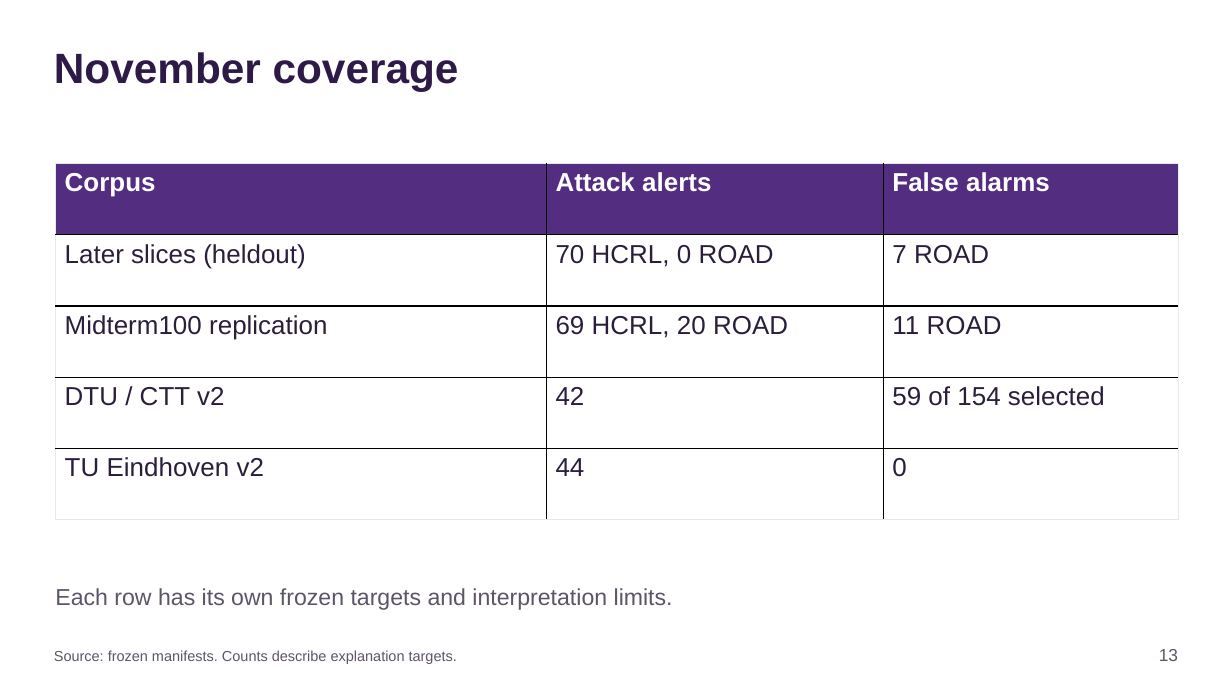
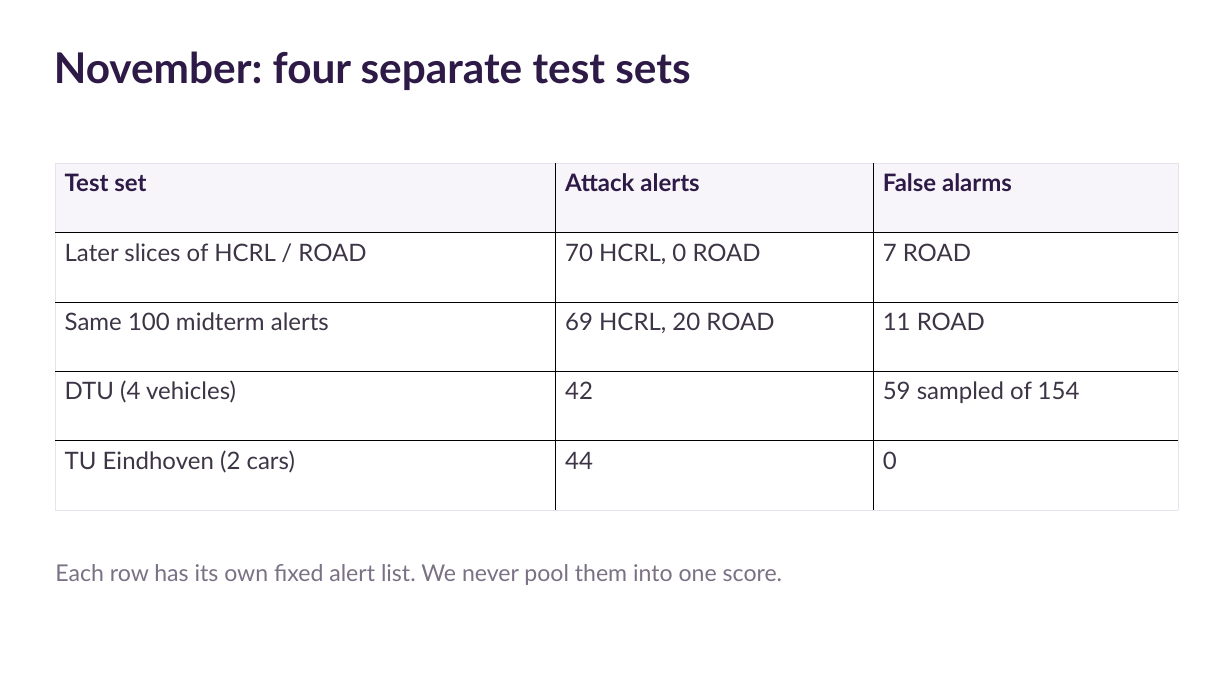
Before and after one commit to SaladbarAlex/CANalyst, a slide deck: slide 13 of output/presentation/CANalyst_Final_Presentation_20min_Class.pptx. Drawn at 1232x693 pixels with LibreOffice and Linux fonts; fonts in the diff are those of the drawing. Boxes give left, top, right and bottom in pixels: in the first picture for what was removed or moved away, otherwise in the second. Text is boxed around its words. In the diff, an @@ line names an element or a change of style, - is before the commit and + after.

```diff
--- a/output/presentation/CANalyst_Final_Presentation_20min_Class.pptx
+++ b/output/presentation/CANalyst_Final_Presentation_20min_Class.pptx
@@ text at bbox=[54, 51, 690, 90]: text changed; font Arial to Lato @@
-November coverage
+November: four separate test sets
@@ table at bbox=[55, 164, 1179, 510] @@
-row 1, column 1: Corpus
+row 1, column 1: Test set
-row 2, column 1: Later slices (heldout)
+row 2, column 1: Later slices of HCRL / ROAD
-row 3, column 1: Midterm100 replication
+row 3, column 1: Same 100 midterm alerts
-row 4, column 1: DTU / CTT v2
+row 4, column 1: DTU (4 vehicles)
-row 4, column 3: 59 of 154 selected
+row 4, column 3: 59 sampled of 154
-row 5, column 1: TU Eindhoven v2
+row 5, column 1: TU Eindhoven (2 cars)
@@ fill #522D80 to #F7F5F9 in row 1 @@
@@ size 20.2 to 18.8 pt, font Arial to Lato in "Attack alerts", "False alarms", "70 HCRL, 0 ROAD", "7 ROAD" and 5 more places @@
@@ text colour #FFFFFF to #2E1A47 in "Attack alerts", "False alarms" @@
@@ text colour #2B1E3B to #3D3546 in "70 HCRL, 0 ROAD", "7 ROAD", "69 HCRL, 20 ROAD", "11 ROAD" and 3 more places @@
@@ borders changed @@
@@ text at bbox=[55, 564, 782, 585]: text changed; font Arial to Lato; text colour #5E5469 to #7A7184 @@
-Each row has its own frozen targets and interpretation limits.
+Each row has its own fixed alert list. We never pool them into one score.
@@ text removed at bbox=[54, 650, 457, 664] @@
-Source: frozen manifests. Counts describe explanation targets.
@@ text removed at bbox=[1159, 649, 1178, 661] @@
-13
```
Also in this commit, not shown: 10 other slides changed, 15 slides added, 15 slides removed, 7 other files.
